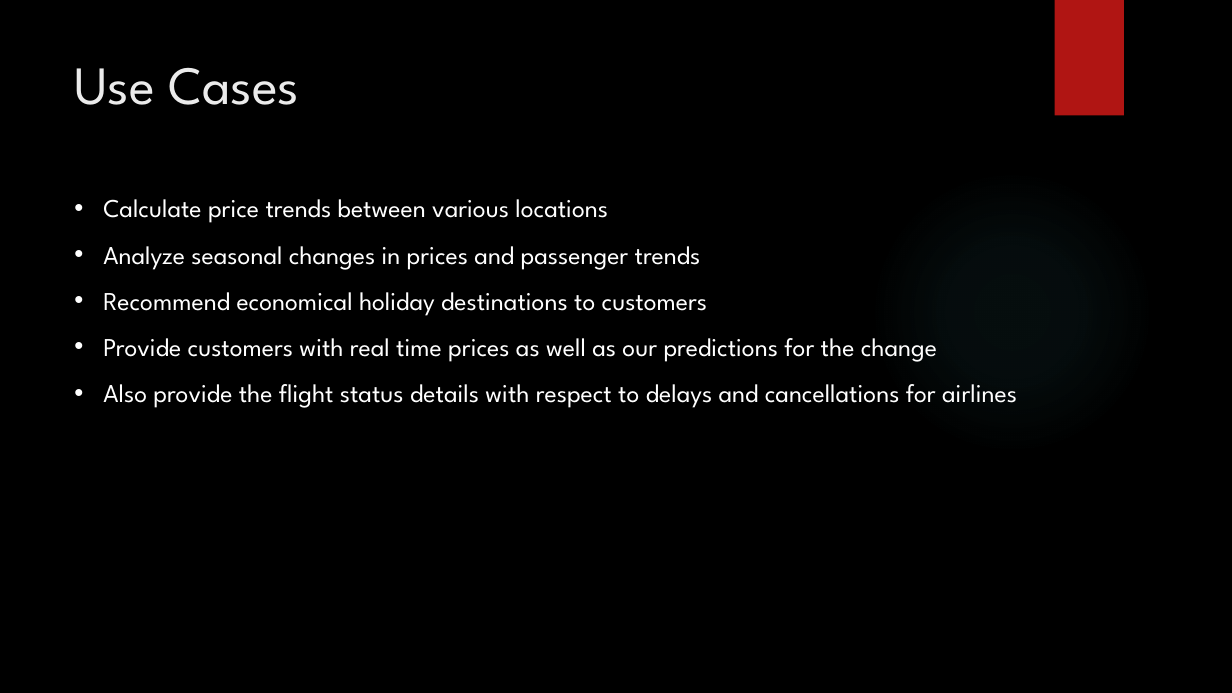
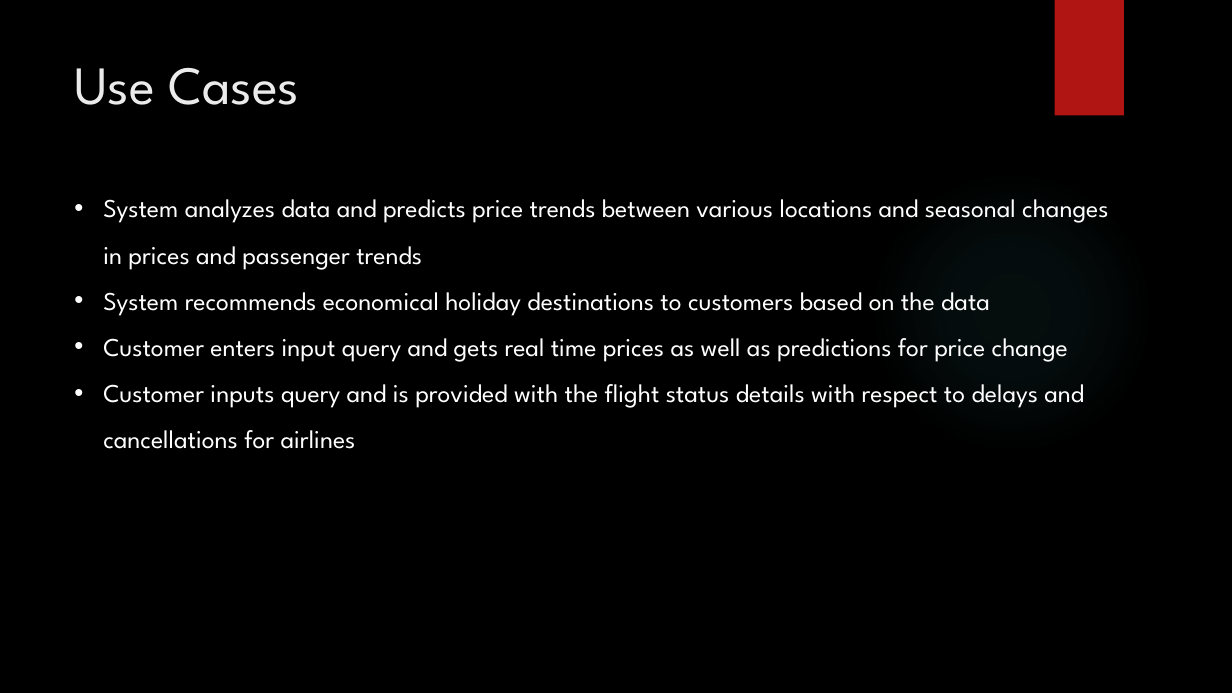
Before and after one commit to yingy4/ScalaFinalProject, a slide deck: slide 2 of Scala_Final_Project.pptx. Drawn at 1232x693 pixels with LibreOffice and Linux fonts; fonts in the diff are those of the drawing; background and template pictures are left out. Boxes give left, top, right and bottom in pixels: in the first picture for what was removed or moved away, otherwise in the second. Text is boxed around its words. In the diff, an @@ line names an element or a change of style, - is before the commit and + after.

Commit message:
Final changes to the presentation

```diff
--- a/Scala_Final_Project.pptx
+++ b/Scala_Final_Project.pptx
@@ text at box(103, 199, 1108, 449): text changed @@
-• Calculate price trends between various locations
-• Analyze seasonal changes in prices and passenger trends
-• Recommend economical holiday destinations to customers
-• Provide customers with real time prices as well as our predictions for the change
-• Also provide the flight status details with respect to delays and cancellations for airlines
+• System analyzes data and predicts price trends between various locations and seasonal changes in prices and passenger trends
+• System recommends economical holiday destinations to customers based on the data
+• Customer enters input query and gets real time prices as well as predictions for price change
+• Customer inputs query and is provided with the flight status details with respect to delays and cancellations for airlines
```
Also in this commit, not shown: 3 other slides changed, 1 slide added, 1 slide removed.
